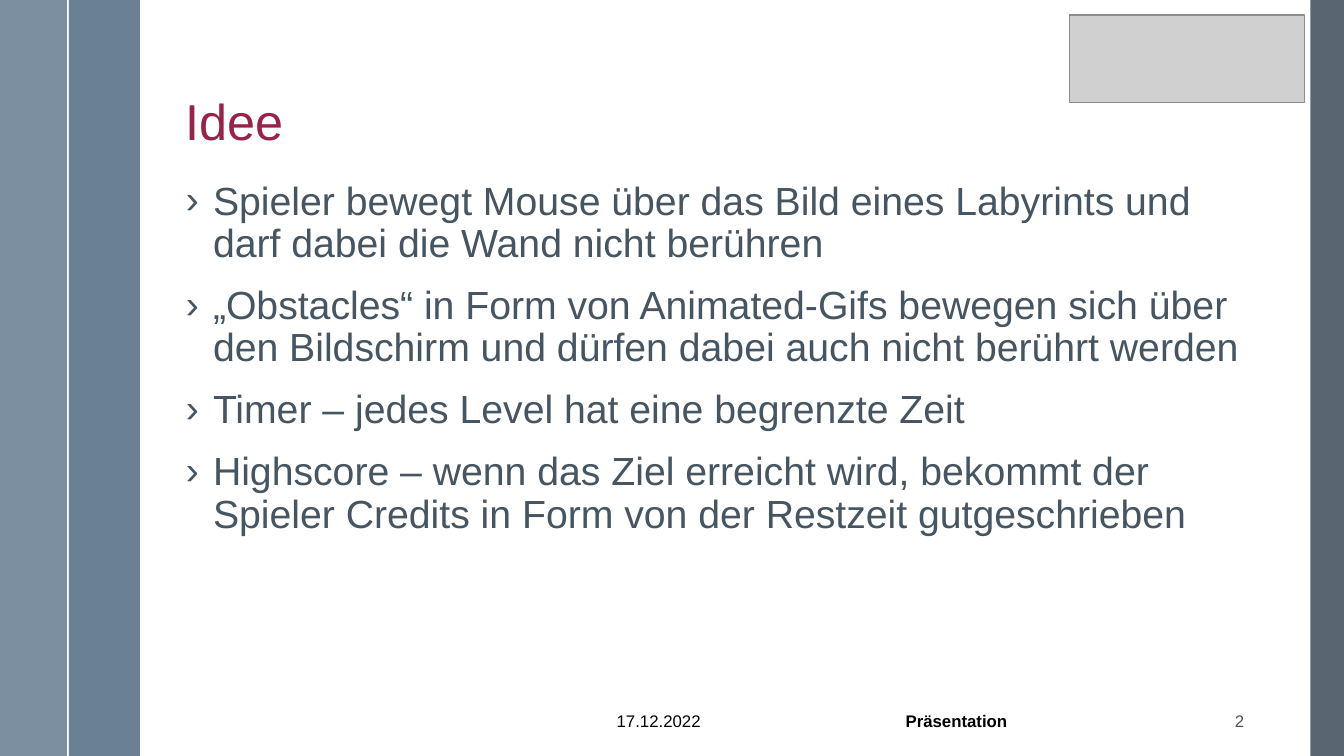
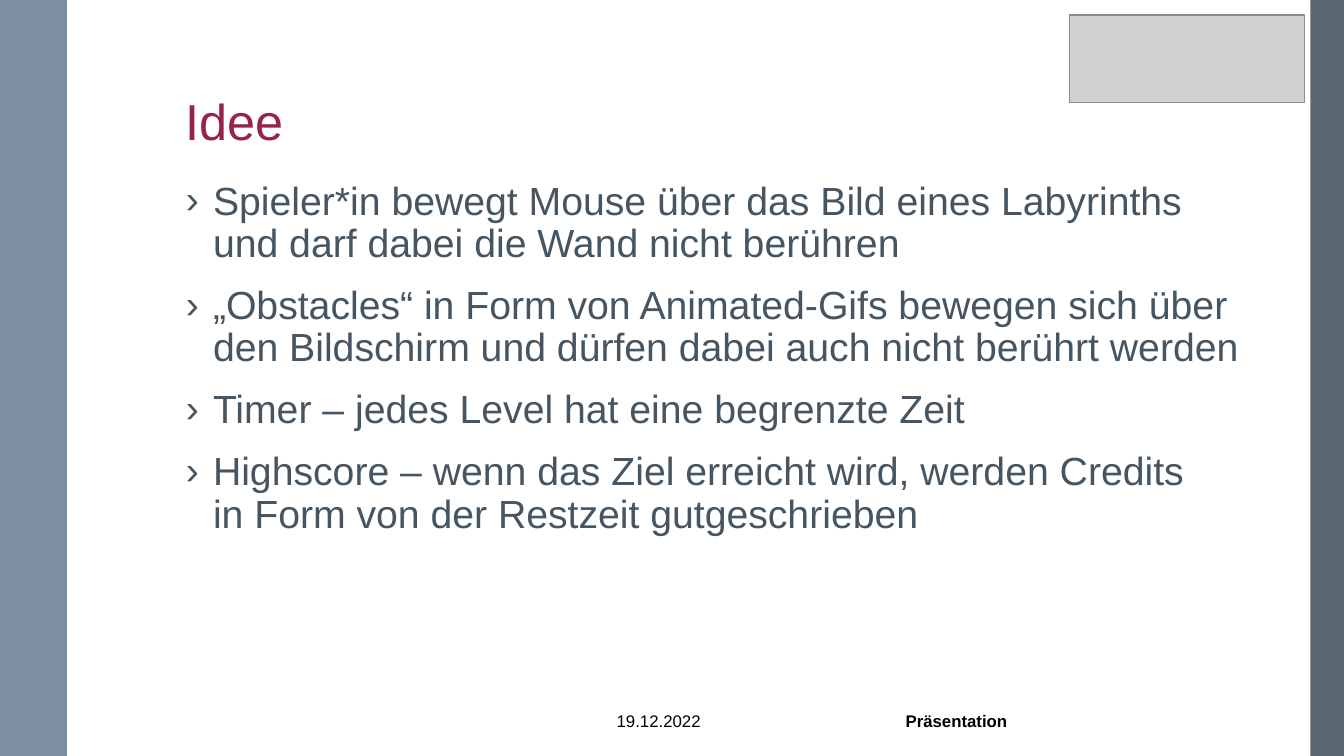
Before and after one commit to MightyModerator/donttouchthewall, a slide deck: slide 2 of documents/Präsentation-G2.pptx. Drawn at 1344x756 pixels with LibreOffice and Linux fonts; fonts in the diff are those of the drawing; grey boxes stand for pictures; background and template pictures are left out. Boxes give left, top, right and bottom in pixels: in the first picture for what was removed or moved away, otherwise in the second. Text is boxed around its words. In the diff, an @@ line names an element or a change of style, - is before the commit and + after.

```diff
--- a/documents/Präsentation-G2.pptx
+++ b/documents/Präsentation-G2.pptx
@@ rectangle removed at [69, 0, 139, 756] @@
@@ text at [213, 186, 1182, 258]: text changed @@
-› Spieler bewegt Mouse über das Bild eines Labyrints und darf dabei die Wand nicht berühren
+› Spieler*in bewegt Mouse über das Bild eines Labyrinths und darf dabei die Wand nicht berühren
@@ text at [213, 456, 1184, 536]: text changed @@
-› Highscore – wenn das Ziel erreicht wird, bekommt der Spieler Credits in Form von der Restzeit gutgeschrieben
+› Highscore – wenn das Ziel erreicht wird, werden Credits
+  in Form von der Restzeit gutgeschrieben
@@ text at [617, 715, 701, 727]: text changed @@
-17.12.2022
+19.12.2022
@@ page number removed at [1235, 715, 1244, 727] @@
-2
```
Also in this commit, not shown: 14 other slides changed, 3 slides added, 3 slides removed, 16 other files.
